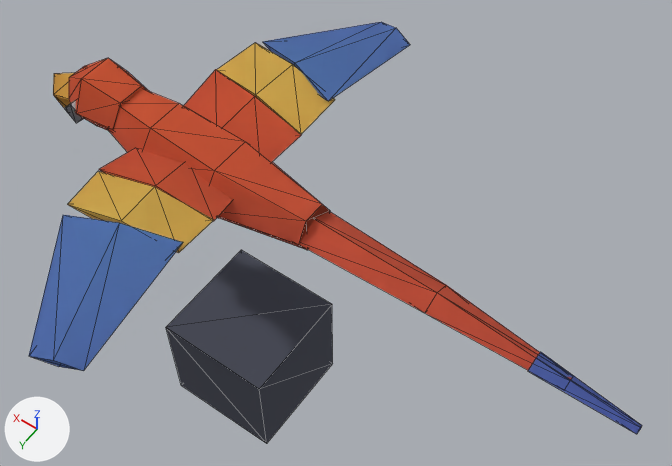
One commit to the glTF model public/assets/toycar/set-parrot-crossing-lite.glb: the scene before it, then after it.
Rendered twice from a camera (50 mm lens) standing at (10.469, 2.927, 1.548) and looking at (11.243, 1.843, -0.156). The lights are fixed; the arrows at lower left show +X, +Y and +Z. The first picture is the older version. Mesh edges are drawn as thin lines. Where no turn or scale is listed for an object, it has been applied to the vertices. Vertices at exactly the same position are counted once.

The first picture shows 'anim_path:c=parrots:p=17:f=1:o=0.500#p1', 'drape_foot'.
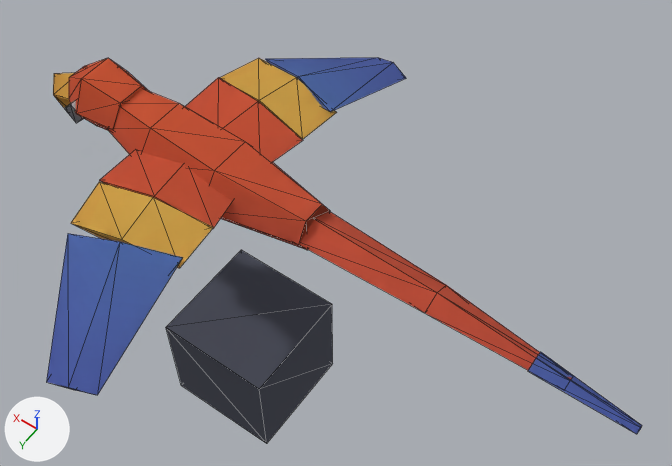
Patch to the scene script:
```diff
--- a/public/assets/toycar/set-parrot-crossing-lite.glb.py
+++ b/public/assets/toycar/set-parrot-crossing-lite.glb.py
@@ me_anim_path_c_parrots_p_17_f_1_o_0_000_p0 @@
-me_anim_path_c_parrots_p_17_f_1_o_0_000_p0.from_pydata(...)  # 130 vertices, 212 faces; spans x -0.937..0.522, y -0.557..0.557, z -0.082..0.122
+me_anim_path_c_parrots_p_17_f_1_o_0_000_p0.from_pydata(...)  # 130 vertices, 212 faces; spans x -0.937..0.522, y -0.549..0.549, z -0.082..0.122
+# me_anim_path_c_parrots_p_17_f_1_o_0_000_p0 part 1: the loose piece of 8 vertices spanning x -0.079..0.196, y 0.035..0.182, z 0.012..0.092 is turned -12 degrees about the x axis through its middle, then moved by (0.0, 0.002, -0.012)
+# me_anim_path_c_parrots_p_17_f_1_o_0_000_p0 part 2: the loose piece of 8 vertices spanning x -0.088..0.187, y 0.14..0.29, z 0.051..0.11 is turned -12 degrees about the x axis through its middle, then moved by (0.0, 0.006, -0.034)
+# me_anim_path_c_parrots_p_17_f_1_o_0_000_p0 part 3: the loose piece of 8 vertices spanning x -0.105..0.156, y 0.231..0.557, z 0.04..0.11 is turned -12 degrees about the x axis through its middle, then moved by (0.0, 0.001, -0.071)
+# me_anim_path_c_parrots_p_17_f_1_o_0_000_p0 part 4: the loose piece of 8 vertices spanning x -0.079..0.196, y -0.182..-0.035, z 0.012..0.092 is turned 12 degrees about the x axis through its middle, then moved by (0.0, -0.002, -0.012)
+# me_anim_path_c_parrots_p_17_f_1_o_0_000_p0 part 5: the loose piece of 8 vertices spanning x -0.088..0.187, y -0.29..-0.14, z 0.051..0.11 is turned 12 degrees about the x axis through its middle, then moved by (0.0, -0.006, -0.034)
+# me_anim_path_c_parrots_p_17_f_1_o_0_000_p0 part 6: the loose piece of 8 vertices spanning x -0.105..0.156, y -0.557..-0.231, z 0.04..0.11 is turned 12 degrees about the x axis through its middle, then moved by (0.0, -0.001, -0.071)
 me_anim_path_c_parrots_p_17_f_1_o_0_000_p0.materials.append(mat_colormap)
@@ me_anim_path_c_parrots_p_17_f_1_o_0_500_p1 @@
-me_anim_path_c_parrots_p_17_f_1_o_0_500_p1.from_pydata(...)  # 130 vertices, 212 faces; spans x -0.937..0.522, y -0.557..0.557, z -0.082..0.122
+me_anim_path_c_parrots_p_17_f_1_o_0_500_p1.from_pydata(...)  # 130 vertices, 212 faces; spans x -0.937..0.522, y -0.549..0.549, z -0.082..0.122
+# me_anim_path_c_parrots_p_17_f_1_o_0_500_p1 part 7: the loose piece of 8 vertices spanning x -0.079..0.196, y 0.035..0.182, z 0.012..0.092 is turned -12 degrees about the x axis through its middle, then moved by (0.0, 0.002, -0.012)
+# me_anim_path_c_parrots_p_17_f_1_o_0_500_p1 part 8: the loose piece of 8 vertices spanning x -0.088..0.187, y 0.14..0.29, z 0.051..0.11 is turned -12 degrees about the x axis through its middle, then moved by (0.0, 0.006, -0.034)
+# me_anim_path_c_parrots_p_17_f_1_o_0_500_p1 part 9: the loose piece of 8 vertices spanning x -0.105..0.156, y 0.231..0.557, z 0.04..0.11 is turned -12 degrees about the x axis through its middle, then moved by (0.0, 0.001, -0.071)
+# me_anim_path_c_parrots_p_17_f_1_o_0_500_p1 part 10: the loose piece of 8 vertices spanning x -0.079..0.196, y -0.182..-0.035, z 0.012..0.092 is turned 12 degrees about the x axis through its middle, then moved by (0.0, -0.002, -0.012)
+# me_anim_path_c_parrots_p_17_f_1_o_0_500_p1 part 11: the loose piece of 8 vertices spanning x -0.088..0.187, y -0.29..-0.14, z 0.051..0.11 is turned 12 degrees about the x axis through its middle, then moved by (0.0, -0.006, -0.034)
+# me_anim_path_c_parrots_p_17_f_1_o_0_500_p1 part 12: the loose piece of 8 vertices spanning x -0.105..0.156, y -0.557..-0.231, z 0.04..0.11 is turned 12 degrees about the x axis through its middle, then moved by (0.0, -0.001, -0.071)
 me_anim_path_c_parrots_p_17_f_1_o_0_500_p1.materials.append(mat_colormap)
```

What differs and where, as boxes (x1, y1, x2, y2) in the pictures (672 x 466 px; the box of a moved part takes in the faces that stretch with it):
'anim_path:c=parrots:p=17:f=1:o=0.500#p1', reshaped (not visible afterwards)
    before: (29, 22, 642, 434)
'anim_path:c=parrots:p=17:f=1:o=0.000#p0', reshaped (not visible before)
    after: (47, 58, 642, 434)
part 1 of me_anim_path_c_parrots_p_17_f_1_o_0_000_p0, moved or reshaped (not visible before)
    after: (99, 150, 232, 229)
part 2 of me_anim_path_c_parrots_p_17_f_1_o_0_000_p0, moved or reshaped (not visible before)
    after: (71, 182, 213, 268)
part 3 of me_anim_path_c_parrots_p_17_f_1_o_0_000_p0, moved or reshaped (not visible before)
    after: (47, 234, 183, 395)
part 4 of me_anim_path_c_parrots_p_17_f_1_o_0_000_p0, moved or reshaped (not visible before)
    after: (185, 77, 303, 163)
part 5 of me_anim_path_c_parrots_p_17_f_1_o_0_000_p0, moved or reshaped (not visible before)
    after: (220, 58, 337, 139)
part 6 of me_anim_path_c_parrots_p_17_f_1_o_0_000_p0, moved or reshaped (not visible before)
    after: (266, 58, 406, 112)
part 7 of me_anim_path_c_parrots_p_17_f_1_o_0_500_p1, moved or reshaped (not visible afterwards)
    before: (99, 148, 232, 221)
part 8 of me_anim_path_c_parrots_p_17_f_1_o_0_500_p1, moved or reshaped (not visible afterwards)
    before: (67, 171, 214, 253)
part 9 of me_anim_path_c_parrots_p_17_f_1_o_0_500_p1, moved or reshaped (not visible afterwards)
    before: (29, 215, 183, 371)
part 10 of me_anim_path_c_parrots_p_17_f_1_o_0_500_p1, moved or reshaped (not visible afterwards)
    before: (184, 69, 301, 162)
part 11 of me_anim_path_c_parrots_p_17_f_1_o_0_500_p1, moved or reshaped (not visible afterwards)
    before: (217, 43, 335, 134)
part 12 of me_anim_path_c_parrots_p_17_f_1_o_0_500_p1, moved or reshaped (not visible afterwards)
    before: (263, 22, 410, 101)
